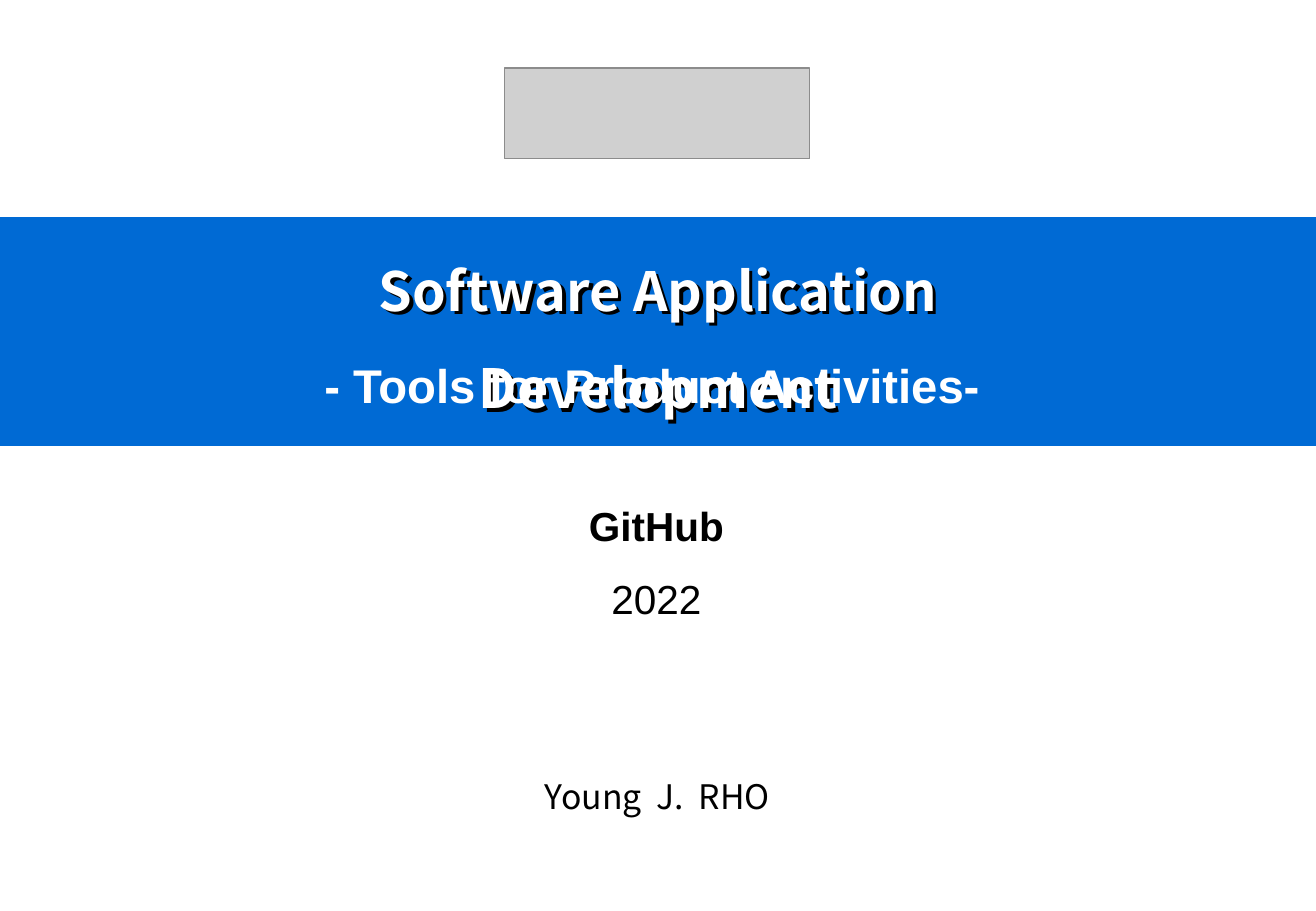
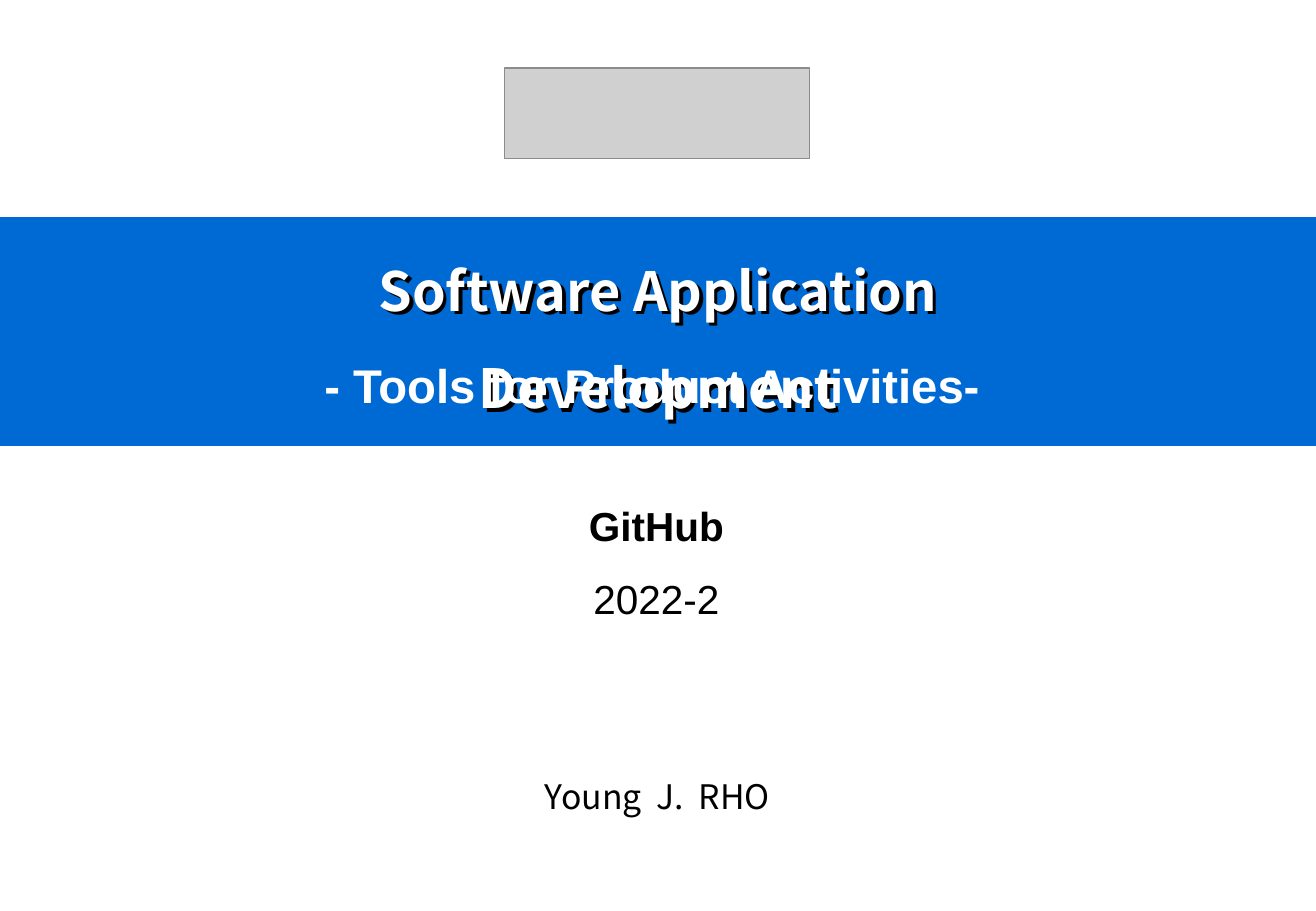
Before and after one commit to YoungJuRho/subject_SAD22, a slide deck: slide 1 of (02-2) GitHub.pptx. Drawn at 1316x911 pixels with LibreOffice and Linux fonts; fonts in the diff are those of the drawing; grey boxes stand for pictures. Boxes give left, top, right and bottom in pixels: in the first picture for what was removed or moved away, otherwise in the second. Text is boxed around its words. In the diff, an @@ line names an element or a change of style, - is before the commit and + after.

Commit message:
Update (02-2) GitHub.pptx
학기 추가

```diff
--- a/(02-2) GitHub.pptx
+++ b/(02-2) GitHub.pptx
@@ text at (593,585,719,615): text changed @@
-2022
+2022-2
```
